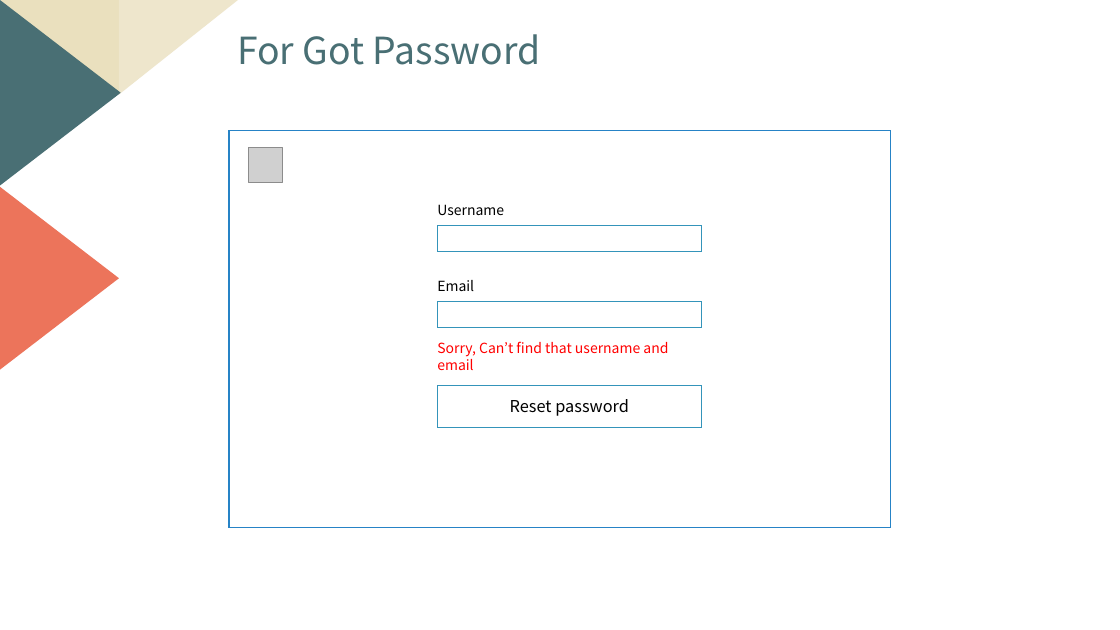
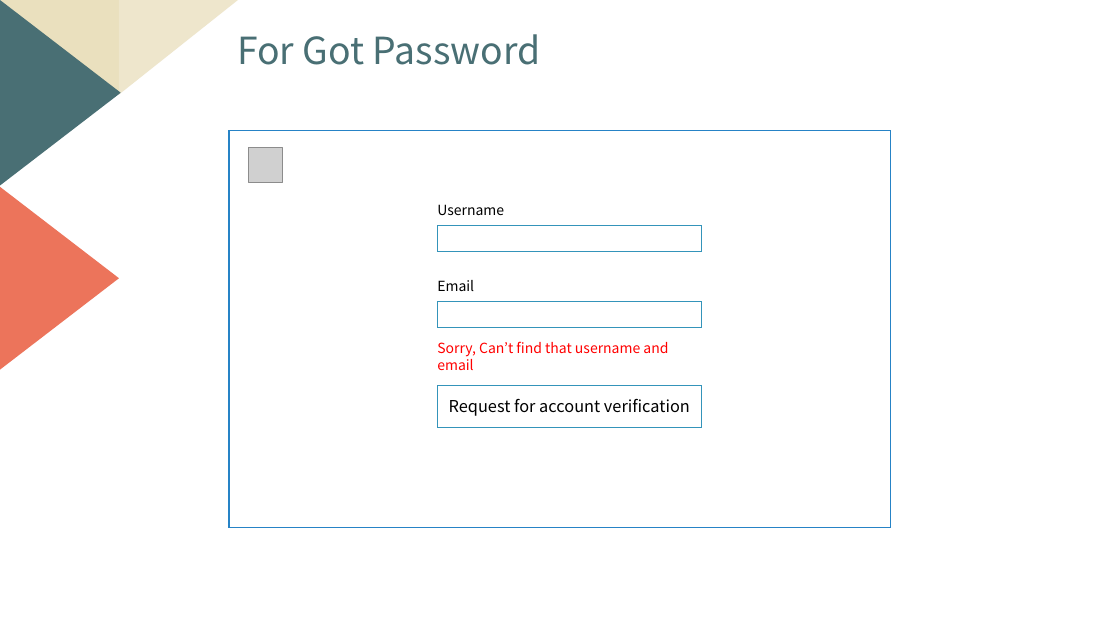
Before and after one commit to jhbaessi/coffee_beans, a slide deck: slide 5 of docs/GUI_Design_Concepts.pptx. Drawn at 1120x630 pixels with LibreOffice and Linux fonts; fonts in the diff are those of the drawing; grey boxes stand for pictures. Boxes give left, top, right and bottom in pixels: in the first picture for what was removed or moved away, otherwise in the second. Text is boxed around its words. In the diff, an @@ line names an element or a change of style, - is before the commit and + after.

Commit message:
Change a button label on the For Got Password page
'Reset password' -> 'Request for account verification'

```diff
--- a/docs/GUI_Design_Concepts.pptx
+++ b/docs/GUI_Design_Concepts.pptx
@@ text in rectangle at (x1=449, y1=399, x2=690, y2=416): text changed @@
-Reset password
+Request for account verification
```
Also in this commit, not shown: 1 other slide changed.
